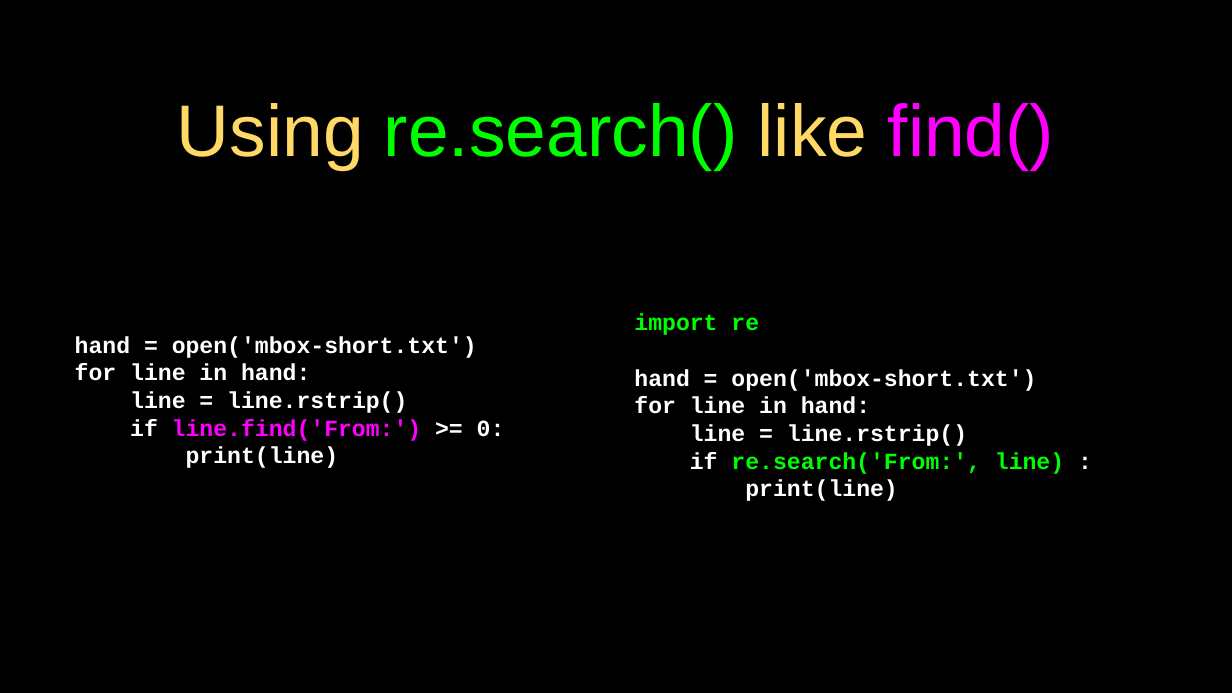
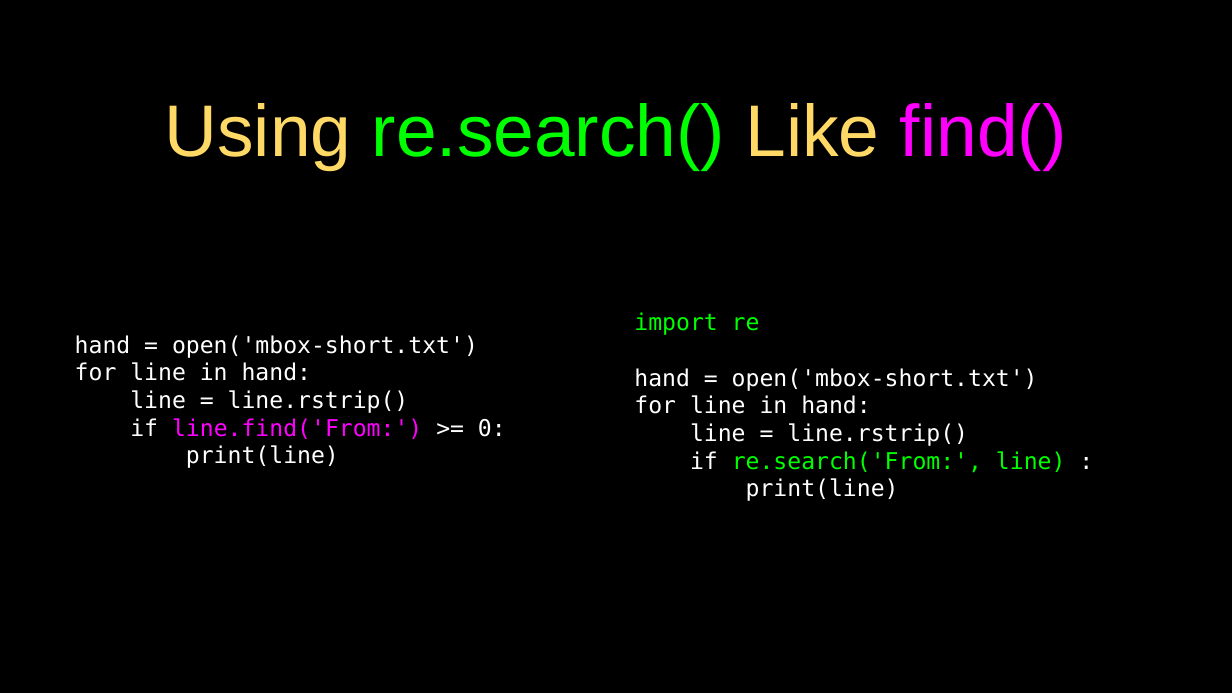
Before and after one commit to csev/py4e, a slide deck: slide 9 of lectures3/Pythonlearn-11-Regex.pptx. Drawn at 1232x693 pixels with LibreOffice and Linux fonts; fonts in the diff are those of the drawing. Boxes give left, top, right and bottom in pixels: in the first picture for what was removed or moved away, otherwise in the second. Text is boxed around its words. In the diff, an @@ line names an element or a change of style, - is before the commit and + after.

```diff
--- a/lectures3/Pythonlearn-11-Regex.pptx
+++ b/lectures3/Pythonlearn-11-Regex.pptx
@@ title at (164,103,1067,170): text changed @@
-Using re.search() like find()
+Using re.search() Like find()
@@ text "import re" at (634,312,1066,501): font Courier New to DejaVu Sans Mono, bold off @@
@@ text "hand = open('mbox-short.txt')" at (75,335,506,468): font Courier New to DejaVu Sans Mono, bold off @@
```
Also in this commit, not shown: 23 other slides changed, 1 slide removed, 1 other file.
